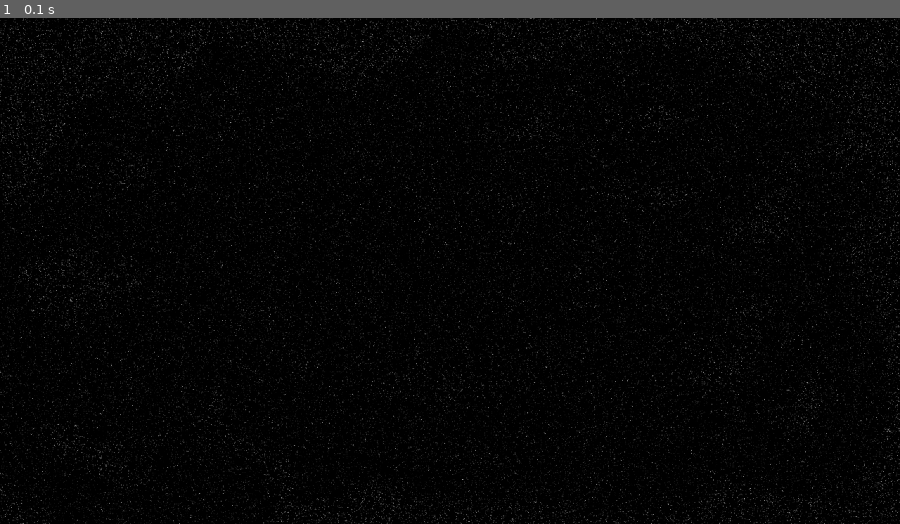
Above: before the commit, frame 1.
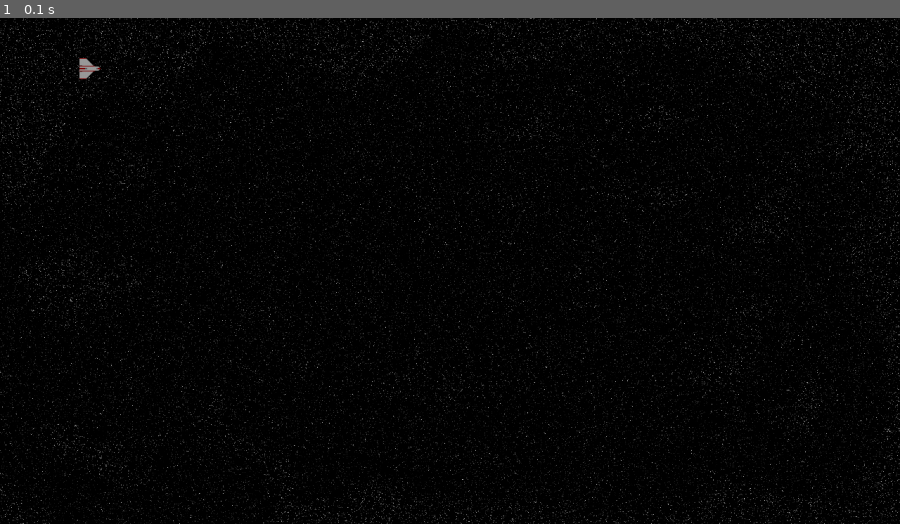
Above: after the commit, the same moment.

Repository: landandair/Drone_Commander
Game: pygame game, started from Sim_Code/Main.py
Same seed, same stepped clock (60 frames per second), same inputs: the game is played once before the commit and once after it.
Inputs:
- Up to frame 1 (0.1 s): no input

The runs differ from the first frame. In frame 1, less than 0.1% of the frame differs, in the area x 8-12%, y 7-13%.

Commit message:
Add Basic Drawing

Diff:
--- a/Sim_Code/Airplane_Code.py
+++ b/Sim_Code/Airplane_Code.py
@@ -1,5 +1,20 @@
 """Holds Code for dealing with the plane vector and converting between the reference and aircraft frame of reference"""
+from pygame import sprite
+import pygame as pg
 
-class FakePlane:
-    def __init__(self):
-        self.ret = []
+class FakePlane(sprite.Sprite):
+    def __init__(self, start_pos):
+        super().__init__()
+        self.image = pg.image.load('Assets/Plane.png')
+        self.rect = self.image.get_rect()
+        self.rect.center = start_pos
+
+    def update(self):
+        self.do_physics()
+        self.update_pos()
+
+    def do_physics(self):
+        pass
+
+    def update_pos(self):
+        pass
--- a/Sim_Code/Sim_Window.py
+++ b/Sim_Code/Sim_Window.py
@@ -1,5 +1,6 @@
 """Holds Code that handles the content of the window as well as containing all of the pygame sprite groups needed
 for the sim"""
+from Airplane_Code import FakePlane
 import pygame as pg
 import Pygame_Tools as Tool
 import sys
@@ -13,20 +14,29 @@
         self.h_w = 9/16  # height to width Ratio
         pg.display.init()
         self.monitor_size = np.array((pg.display.Info().current_w, pg.display.Info().current_h))
+
         if self.monitor_size[0] * self.h_w > self.monitor_size[1]:
             self.w = self.monitor_size[1]/self.h_w
         else:
             self.w = self.monitor_size[0]
-        self.screen = pg.display.set_mode([0,0], pg.FULLSCREEN)
+        self.h = self.w * self.h_w
+
+        self.screen = pg.display.set_mode((0, 0), pg.FULLSCREEN)
+        # Turns 0-1 cords into pixel cords
+        self.f_real_xy = lambda xy: (xy[0]*self.w + (self.monitor_size[0]-self.w),
+                                     xy[1]*self.h + (self.monitor_size[1]-self.h))
         # Sprite Groups
         self.background = pg.sprite.Group()
-        back = Tool.Background(pg.image.load('Assets/Background1.png'), self.w,
-                               self.h_w*self.w)
+        back = Tool.Background(pg.image.load('Assets/Background1.png'), self.w, self.h)
         back.rect.center = self.monitor_size/2
         self.background.add(back)
 
+        self.planes = pg.sprite.Group()
+        plane = FakePlane(self.f_real_xy((.1,.1)))
+        self.planes.add(plane)
         # Misc Vars
         self.clock = pg.time.Clock()
+        self.pause = False
         self.quit = False
 
     def update(self):
@@ -34,7 +44,11 @@
         if self.quit:
             return
 
+        if not self.pause:
+            self.planes.update()
+
         self.background.draw(self.screen)
+        self.planes.draw(self.screen)
         pg.display.flip()
         self.clock.tick(60)
 
@@ -50,3 +64,5 @@
                     self.quit = True
                     pg.quit()
                     sys.exit()
+                if event.key == pg.K_p:
+                    self.pause = not self.pause
Binary file added: Sim_Code/Assets/Plane.png
